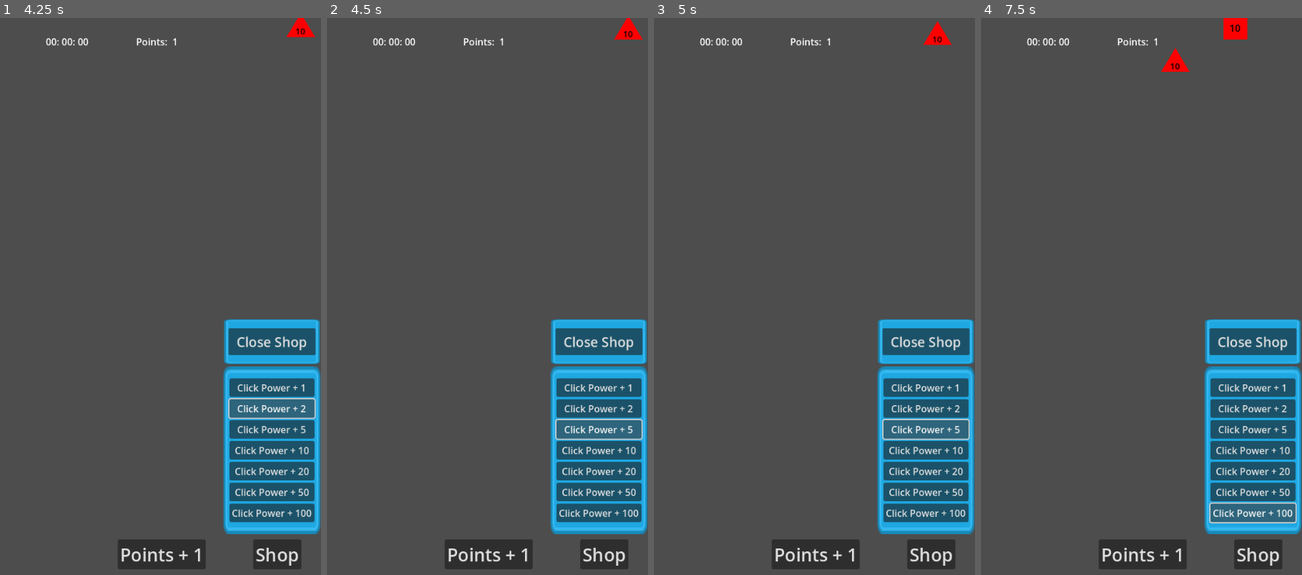
Above: before the commit, frames 1-4 (left to right).
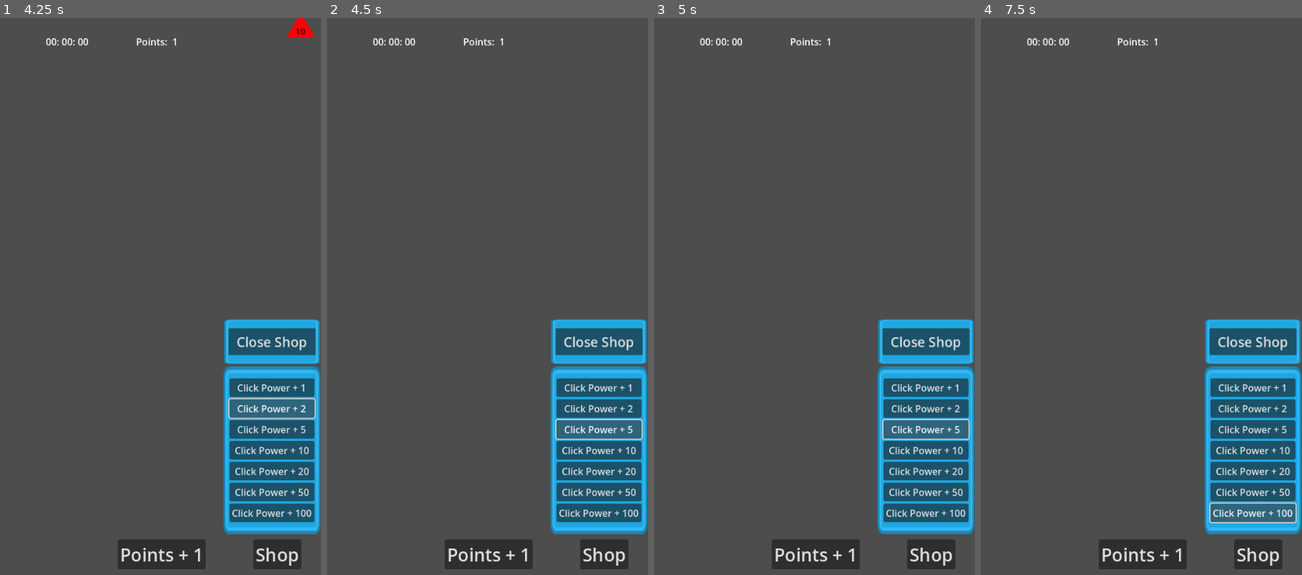
Above: after the commit, the same moments.

Repository: M0nk3yBrain/Clicker
Game: Godot game, scene res://Scenes/main_menu.tscn
The game is run twice, just before and just after one commit, with the same random seed, the same clock (stepped at 60 frames per second) and the same inputs. The project has no main scene, so this scene is started directly.
Inputs (mouse positions are in pixels of both pictures, inside the frame that each line leads up to):
- Up to frame 1 (4.25 s): click (12, 18) at 0.5 s; click "Points + 1" at 1.25 s; click "Shop" at 2 s; click "Click Power + 1" at 2.75 s; click "Click Power + 2" at 3.5 s
- Up to frame 2 (4.5 s): click "Click Power + 5" at 4.25 s
- Up to frame 3 (5 s): no input
- Up to frame 4 (7.5 s): click "Click Power + 10" at 5 s; click "Click Power + 20" at 5.75 s; click "Click Power + 50" at 6.5 s; click "Click Power + 100" at 7.25 s

Frame 1 is identical in both runs. In frame 2, 0.2% of the frame differs, in the area x 89-99%, y 0-4%; in frame 3, 0.2%; in frame 4, 0.5%, in the area x 56-84%, y 0-10%.

Commit message:
adding click

Diff:
--- a/Scenes/shapes/octogon.tscn
+++ b/Scenes/shapes/octogon.tscn
@@ -33,3 +33,5 @@
 vertical_alignment = 1
 
 [connection signal="area_entered" from="." to="." method="_on_area_entered"]
+[connection signal="mouse_entered" from="." to="." method="_on_mouse_entered"]
+[connection signal="mouse_exited" from="." to="." method="_on_mouse_exited"]
--- a/Scripts/shapes.gd
+++ b/Scripts/shapes.gd
@@ -3,6 +3,7 @@
 @onready var label = $Label
 
 
+var entered: bool
 var speed = .3
 var power = 10
 @export var side_movement = 0
@@ -11,6 +12,10 @@
 # Called when the node enters the scene tree for the first time.
 func _ready():
 	label.text = "%s" % power
+
+
+func _process(delta):
+	_click()
 
 
 # Called every frame. 'delta' is the elapsed time since the previous frame.
@@ -26,3 +31,17 @@
 func _on_area_entered(area):
 	if area.is_in_group("Walls"):
 		side_movement *= -1
+
+
+func _on_mouse_entered():
+	entered = true
+
+
+func _on_mouse_exited():
+	entered = false
+
+
+func _click():
+	if Input.is_action_just_pressed("click"):# and entered == true:
+		print("Click")
+		queue_free()
--- a/project.godot
+++ b/project.godot
@@ -19,6 +19,14 @@
 window/size/viewport_width=540
 window/size/viewport_height=960
 
+[input]
+
+click={
+"deadzone": 0.5,
+"events": [Object(InputEventMouseButton,"resource_local_to_scene":false,"resource_name":"","device":-1,"window_id":0,"alt_pressed":false,"shift_pressed":false,"ctrl_pressed":false,"meta_pressed":false,"button_mask":0,"position":Vector2(0, 0),"global_position":Vector2(0, 0),"factor":1.0,"button_index":1,"canceled":false,"pressed":false,"double_click":false,"script":null)
+]
+}
+
 [rendering]
 
 renderer/rendering_method="mobile"
